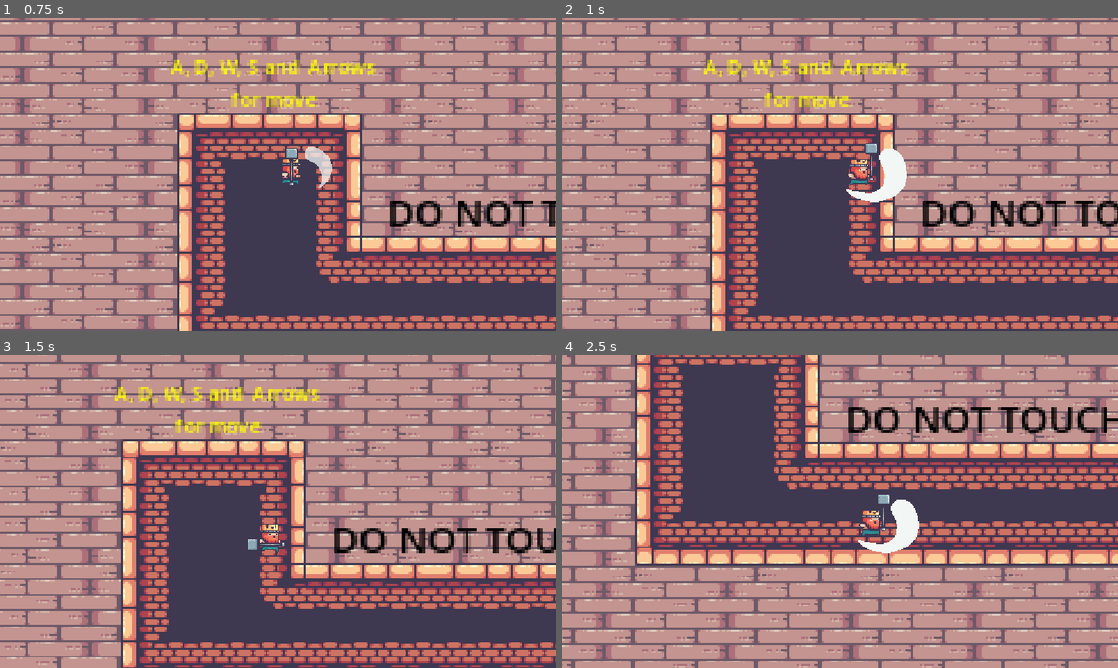
Above: before the commit, frames 1-4 (two rows, left to right).
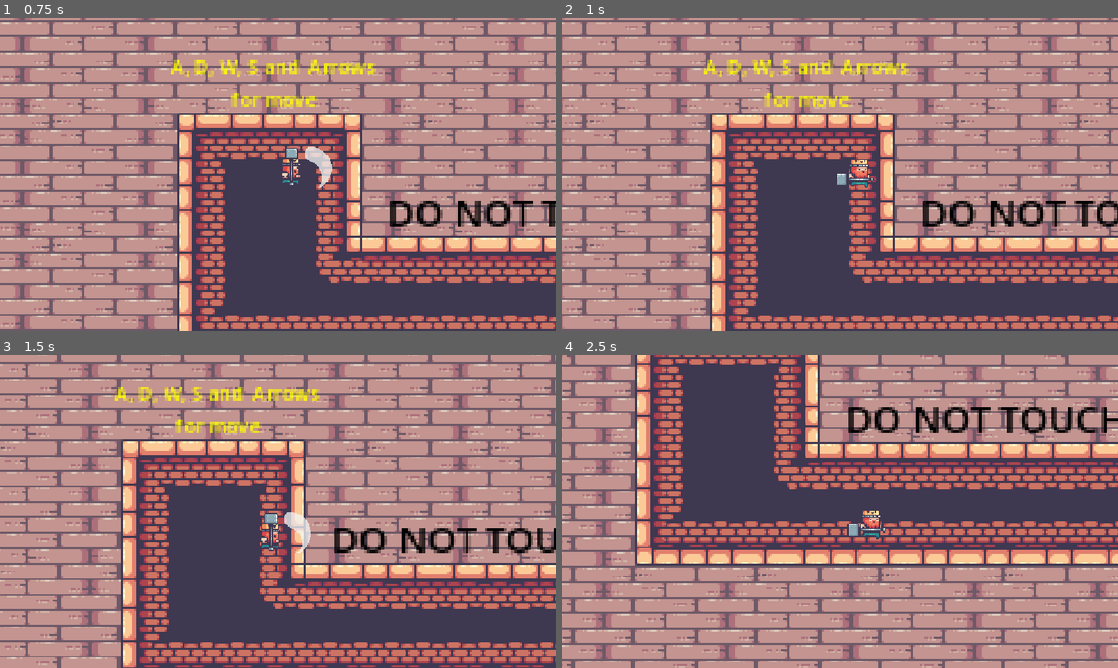
Above: after the commit, the same moments.

Repository: baraamo1/get_out
Game: Godot game, scene res://scenes/game.tscn
The game is run twice, just before and just after one commit, with the same random seed, the same clock (stepped at 60 frames per second) and the same inputs.
Inputs (mouse positions are in pixels of both pictures, inside the frame that each line leads up to):
- Up to frame 1 (0.75 s): tap Enter at 0.5 s; move the mouse to (272, 174) at 0.52 s; hold D (right) from 0.53 s (still down); hold J (shot) from 0.53 s (still down); click (272, 174) at 0.67 s
- Up to frame 2 (1 s): keep holding D (right); keep holding J (shot)
- Up to frame 3 (1.5 s): move the mouse to (166, 527) at 1.27 s; release D (right) at 1.28 s; release J (shot) at 1.28 s; hold S (down) from 1.28 s (still down); tap J (shot) at 1.35 s
- Up to frame 4 (2.5 s): move the mouse to (895, 442) at 2.02 s; release S (down) at 2.03 s; hold D (right) from 2.03 s (still down); hold J (shot) from 2.03 s (still down); tap Alt at 2.1 s

Frame 1 is identical in both runs. In frame 2, 1.1% of the frame differs, in the area x 49-62%, y 40-59%; in frame 3, 0.6%; in frame 4, 1.1%.

Commit message:
some bugs

Diff:
--- /dev/null
+++ b/scenes/character_body_2d.gd
@@ -0,0 +1,29 @@
+extends CharacterBody2D
+
+
+@export var speed = 50
+@export var dir_range = 200
+
+var player = null
+@onready var animated_pig: AnimatedSprite2D = $AnimatedSprite2D
+
+func _physics_process(delta):
+	player = get_tree().get_first_node_in_group("player")
+
+	if player == null:
+		return
+
+	var distance = global_position.distance_to(player.global_position)
+	if distance < dir_range:
+		var direction = global_position.direction_to(player.global_position)
+		velocity = direction * speed
+		animated_pig.play("run")
+
+		if direction.x < 0:
+			animated_pig.flip_h = true
+		elif direction.x > 0:
+			animated_pig.flip_h = false
+	else :
+		velocity = Vector2.ZERO
+		animated_pig.play("idle")
+	move_and_slide()
--- a/scenes/king_player.gd
+++ b/scenes/king_player.gd
@@ -30,8 +30,16 @@
 
 	velocity = v2.normalized() * speed
 	move_and_slide()
-	if Input.is_action_pressed("shot"):
+	if Input.is_action_just_pressed("shot"):
 		playeranimation.play("attack")
+	else :
+		if v2 != Vector2.ZERO and playeranimation.animation != "attack":
+			if playeranimation.animation != "run":
+				playeranimation.play("run")
+		if v2 == Vector2.ZERO and playeranimation.animation != "attack":
+			if playeranimation.animation != "idle":
+				playeranimation.play("idle")
+
 	if v2 != Vector2.ZERO and playeranimation.animation != "attack":
 		if playeranimation.animation != "run":
 			playeranimation.play("run")
--- a/scenes/the_pig.gd
+++ b/scenes/the_pig.gd
@@ -1,33 +1 @@
-extends CharacterBody2D
-
-@export var speed = 50
-@export var dir_range = 200
-
-var player = null
-@onready var animated_pig: AnimatedSprite2D = $AnimatedSprite2D
-
-func _physics_process(delta):
-	player = get_tree().get_first_node_in_group("player")
-
-	if player == null:
-		return
-
-	var distance = global_position.distance_to(player.global_position)
-	if distance < dir_range:
-		var direction = global_position.direction_to(player.global_position)
-		velocity = direction * speed
-		animated_pig.play("run")
-
-		if direction.x < 0:
-			animated_pig.flip_h = true
-		elif direction.x > 0:
-			animated_pig.flip_h = false
-	else :
-		velocity = Vector2.ZERO
-		animated_pig.play("idle")
-	move_and_slide()
-
-
-
-func _on_body_entered(body: Node2D) -> void:
-	pass # Replace with function body.
+extends Area2D
--- a/scenes/the_pig.tscn
+++ b/scenes/the_pig.tscn
@@ -1,89 +1,104 @@
 [gd_scene format=3 uid="uid://cls4epq7t04qu"]
 
 [ext_resource type="Texture2D" uid="uid://b5merti3sy56j" path="res://assets/Kings and Pigs/Sprites/03-Pig/Idle (34x28).png" id="1_3e0dq"]
-[ext_resource type="Script" uid="uid://dfq1jv2feo0pb" path="res://scenes/the_pig.gd" id="1_p8tuf"]
+[ext_resource type="Texture2D" uid="uid://7qntjim0fw4h" path="res://assets/Kings and Pigs/Sprites/03-Pig/Attack (34x28).png" id="2_vndfv"]
 [ext_resource type="Texture2D" uid="uid://cg8avao1imyji" path="res://assets/Kings and Pigs/Sprites/03-Pig/Run (34x28).png" id="3_vndfv"]
+[ext_resource type="Script" uid="uid://bkskcvjcjyqbw" path="res://scenes/character_body_2d.gd" id="5_tre0m"]
 
-[sub_resource type="CircleShape2D" id="CircleShape2D_xiplf"]
-radius = 7.0
+[sub_resource type="CircleShape2D" id="CircleShape2D_yjj0d"]
+radius = 8.0
 
-[sub_resource type="AtlasTexture" id="AtlasTexture_kle14"]
+[sub_resource type="AtlasTexture" id="AtlasTexture_vndfv"]
+atlas = ExtResource("2_vndfv")
+region = Rect2(0, 0, 34, 28)
+
+[sub_resource type="AtlasTexture" id="AtlasTexture_tre0m"]
+atlas = ExtResource("2_vndfv")
+region = Rect2(34, 0, 34, 28)
+
+[sub_resource type="AtlasTexture" id="AtlasTexture_rnkrx"]
+atlas = ExtResource("2_vndfv")
+region = Rect2(68, 0, 34, 28)
+
+[sub_resource type="AtlasTexture" id="AtlasTexture_tm0qt"]
+atlas = ExtResource("2_vndfv")
+region = Rect2(102, 0, 34, 28)
+
+[sub_resource type="AtlasTexture" id="AtlasTexture_jjqxw"]
+atlas = ExtResource("2_vndfv")
+region = Rect2(136, 0, 34, 28)
+
+[sub_resource type="AtlasTexture" id="AtlasTexture_hudk5"]
 atlas = ExtResource("1_3e0dq")
 region = Rect2(0, 0, 34, 28)
 
-[sub_resource type="AtlasTexture" id="AtlasTexture_p8tuf"]
+[sub_resource type="AtlasTexture" id="AtlasTexture_6r1xy"]
 atlas = ExtResource("1_3e0dq")
 region = Rect2(34, 0, 34, 28)
 
-[sub_resource type="AtlasTexture" id="AtlasTexture_vndfv"]
+[sub_resource type="AtlasTexture" id="AtlasTexture_wtxvt"]
 atlas = ExtResource("1_3e0dq")
 region = Rect2(68, 0, 34, 28)
 
-[sub_resource type="AtlasTexture" id="AtlasTexture_tre0m"]
+[sub_resource type="AtlasTexture" id="AtlasTexture_ftbdm"]
 atlas = ExtResource("1_3e0dq")
 region = Rect2(102, 0, 34, 28)
 
-[sub_resource type="AtlasTexture" id="AtlasTexture_rnkrx"]
+[sub_resource type="AtlasTexture" id="AtlasTexture_fw1rl"]
 atlas = ExtResource("1_3e0dq")
 region = Rect2(136, 0, 34, 28)
 
-[sub_resource type="AtlasTexture" id="AtlasTexture_tm0qt"]
+[sub_resource type="AtlasTexture" id="AtlasTexture_vc6o7"]
 atlas = ExtResource("1_3e0dq")
 region = Rect2(170, 0, 34, 28)
 
-[sub_resource type="AtlasTexture" id="AtlasTexture_jjqxw"]
+[sub_resource type="AtlasTexture" id="AtlasTexture_6myxt"]
 atlas = ExtResource("1_3e0dq")
 region = Rect2(204, 0, 34, 28)
 
-[sub_resource type="AtlasTexture" id="AtlasTexture_hudk5"]
+[sub_resource type="AtlasTexture" id="AtlasTexture_yxxpu"]
 atlas = ExtResource("1_3e0dq")
 region = Rect2(238, 0, 34, 28)
 
-[sub_resource type="AtlasTexture" id="AtlasTexture_6r1xy"]
+[sub_resource type="AtlasTexture" id="AtlasTexture_e5fb3"]
 atlas = ExtResource("1_3e0dq")
 region = Rect2(272, 0, 34, 28)
 
-[sub_resource type="AtlasTexture" id="AtlasTexture_wtxvt"]
+[sub_resource type="AtlasTexture" id="AtlasTexture_kqf0w"]
 atlas = ExtResource("1_3e0dq")
 region = Rect2(306, 0, 34, 28)
 
-[sub_resource type="AtlasTexture" id="AtlasTexture_ftbdm"]
+[sub_resource type="AtlasTexture" id="AtlasTexture_7d48f"]
 atlas = ExtResource("1_3e0dq")
 region = Rect2(340, 0, 34, 28)
 
-[sub_resource type="AtlasTexture" id="AtlasTexture_fw1rl"]
+[sub_resource type="AtlasTexture" id="AtlasTexture_as1jr"]
 atlas = ExtResource("3_vndfv")
 region = Rect2(0, 0, 34, 28)
 
-[sub_resource type="AtlasTexture" id="AtlasTexture_vc6o7"]
+[sub_resource type="AtlasTexture" id="AtlasTexture_tpjmc"]
 atlas = ExtResource("3_vndfv")
 region = Rect2(34, 0, 34, 28)
 
-[sub_resource type="AtlasTexture" id="AtlasTexture_6myxt"]
+[sub_resource type="AtlasTexture" id="AtlasTexture_wdgds"]
 atlas = ExtResource("3_vndfv")
 region = Rect2(68, 0, 34, 28)
 
-[sub_resource type="AtlasTexture" id="AtlasTexture_yxxpu"]
+[sub_resource type="AtlasTexture" id="AtlasTexture_ef2o2"]
 atlas = ExtResource("3_vndfv")
 region = Rect2(102, 0, 34, 28)
 
-[sub_resource type="AtlasTexture" id="AtlasTexture_e5fb3"]
+[sub_resource type="AtlasTexture" id="AtlasTexture_iemig"]
 atlas = ExtResource("3_vndfv")
 region = Rect2(136, 0, 34, 28)
 
-[sub_resource type="AtlasTexture" id="AtlasTexture_kqf0w"]
+[sub_resource type="AtlasTexture" id="AtlasTexture_pfpdg"]
 atlas = ExtResource("3_vndfv")
 region = Rect2(170, 0, 34, 28)
 
-[sub_resource type="SpriteFrames" id="SpriteFrames_lrn7f"]
+[sub_resource type="SpriteFrames" id="SpriteFrames_xiplf"]
 animations = [{
 "frames": [{
-"duration": 1.0,
-"texture": SubResource("AtlasTexture_kle14")
-}, {
-"duration": 1.0,
-"texture": SubResource("AtlasTexture_p8tuf")
-}, {
 "duration": 1.0,
 "texture": SubResource("AtlasTexture_vndfv")
 }, {
@@ -98,7 +113,12 @@
 }, {
 "duration": 1.0,
 "texture": SubResource("AtlasTexture_jjqxw")
+}],
+"loop": 1,
+"name": &"attack",
+"speed": 9.0
 }, {
+"frames": [{
 "duration": 1.0,
 "texture": SubResource("AtlasTexture_hudk5")
 }, {
@@ -110,12 +130,7 @@
 }, {
 "duration": 1.0,
 "texture": SubResource("AtlasTexture_ftbdm")
-}],
-"loop": 1,
-"name": &"idle",
-"speed": 10.0
 }, {
-"frames": [{
 "duration": 1.0,
 "texture": SubResource("AtlasTexture_fw1rl")
 }, {
@@ -133,24 +148,49 @@
 }, {
 "duration": 1.0,
 "texture": SubResource("AtlasTexture_kqf0w")
+}, {
+"duration": 1.0,
+"texture": SubResource("AtlasTexture_7d48f")
+}],
+"loop": 1,
+"name": &"idle",
+"speed": 10.0
+}, {
+"frames": [{
+"duration": 1.0,
+"texture": SubResource("AtlasTexture_as1jr")
+}, {
+"duration": 1.0,
+"texture": SubResource("AtlasTexture_tpjmc")
+}, {
+"duration": 1.0,
+"texture": SubResource("AtlasTexture_wdgds")
+}, {
+"duration": 1.0,
+"texture": SubResource("AtlasTexture_ef2o2")
+}, {
+"duration": 1.0,
+"texture": SubResource("AtlasTexture_iemig")
+}, {
+"duration": 1.0,
+"texture": SubResource("AtlasTexture_pfpdg")
 }],
 "loop": 1,
 "name": &"run",
-"speed": 8.0
+"speed": 9.0
 }]
 
-[node name="the_pig" type="CharacterBody2D" unique_id=1828902438]
-script = ExtResource("1_p8tuf")
+[node name="Area2D" type="Area2D" unique_id=859461336]
 
-[node name="Area2D" type="Area2D" parent="." unique_id=440268966]
+[node name="CollisionShape2D" type="CollisionShape2D" parent="." unique_id=194287241]
+position = Vector2(4, 6)
+shape = SubResource("CircleShape2D_yjj0d")
 
-[node name="CollisionShape2D" type="CollisionShape2D" parent="Area2D" unique_id=906735788]
-position = Vector2(2, 6)
-shape = SubResource("CircleShape2D_xiplf")
+[node name="CharacterBody2D" type="CharacterBody2D" parent="." unique_id=1561862174]
+script = ExtResource("5_tre0m")
 
-[node name="AnimatedSprite2D" type="AnimatedSprite2D" parent="." unique_id=1289255394]
-sprite_frames = SubResource("SpriteFrames_lrn7f")
-animation = &"run"
-autoplay = "idle"
+[node name="AnimatedSprite2D" type="AnimatedSprite2D" parent="CharacterBody2D" unique_id=361304687]
+sprite_frames = SubResource("SpriteFrames_xiplf")
+animation = &"attack"
 
-[connection signal="body_entered" from="Area2D" to="." method="_on_area_2d_body_entered"]
+[node name="Timer" type="Timer" parent="." unique_id=649307798]
Empty file added: scenes/area_2d.gd
Not shown, added: scenes/area_2d.gd.uid
Not shown, added: scenes/character_body_2d.gd.uid
